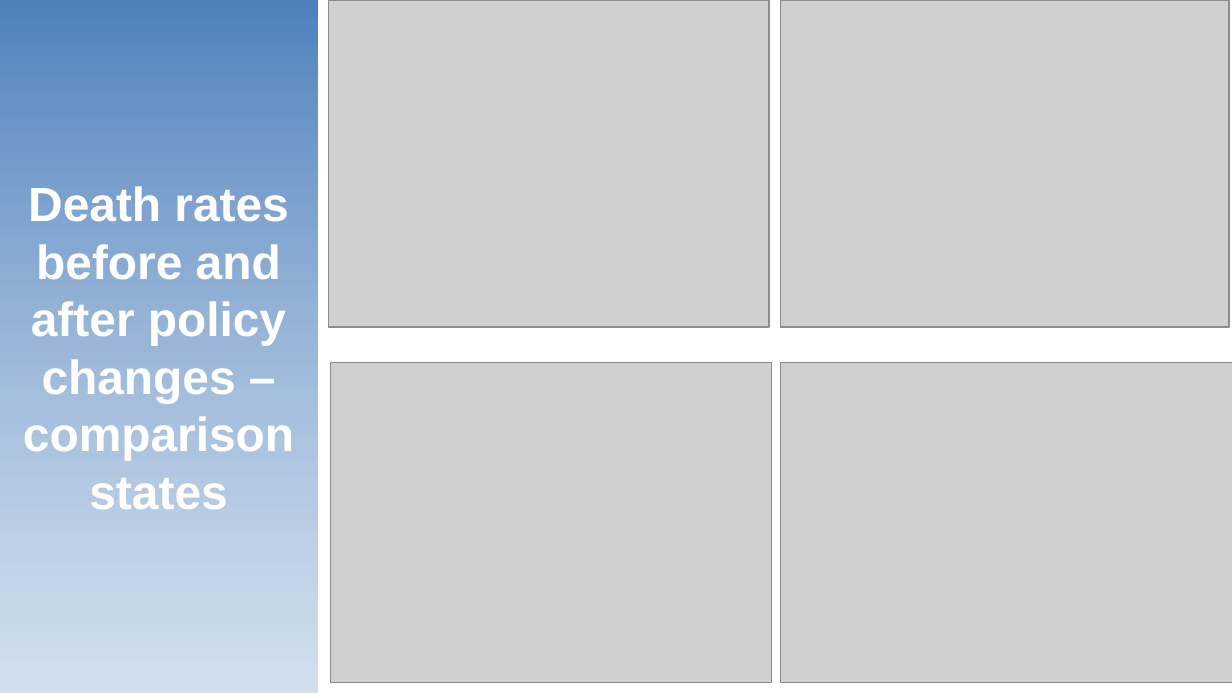
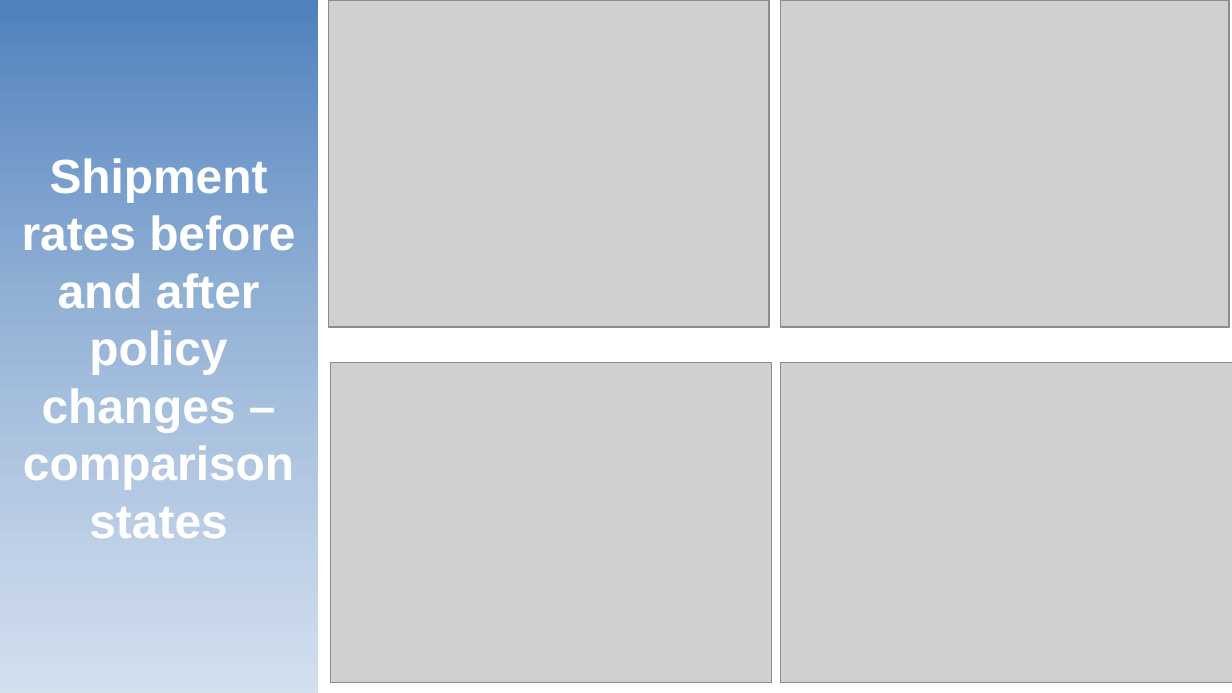
Before and after one commit to egmavis/pds2021-opioids-team-8-1, a slide deck: slide 10 of 40_docs/Presentation Team 8 Opioids.pptx. Drawn at 1232x693 pixels with LibreOffice and Linux fonts; fonts in the diff are those of the drawing; grey boxes stand for pictures; background and template pictures are left out. Boxes give left, top, right and bottom in pixels: in the first picture for what was removed or moved away, otherwise in the second. Text is boxed around its words. In the diff, an @@ line names an element or a change of style, - is before the commit and + after.

```diff
--- a/40_docs/Presentation Team 8 Opioids.pptx
+++ b/40_docs/Presentation Team 8 Opioids.pptx
@@ text in rectangle at (x1=22, y1=158, x2=295, y2=538): text changed @@
-Death rates before and after policy changes – comparison states
+Shipment rates before and after policy changes – comparison states
```
Also in this commit, not shown: 2 other slides changed, 2 other files.
